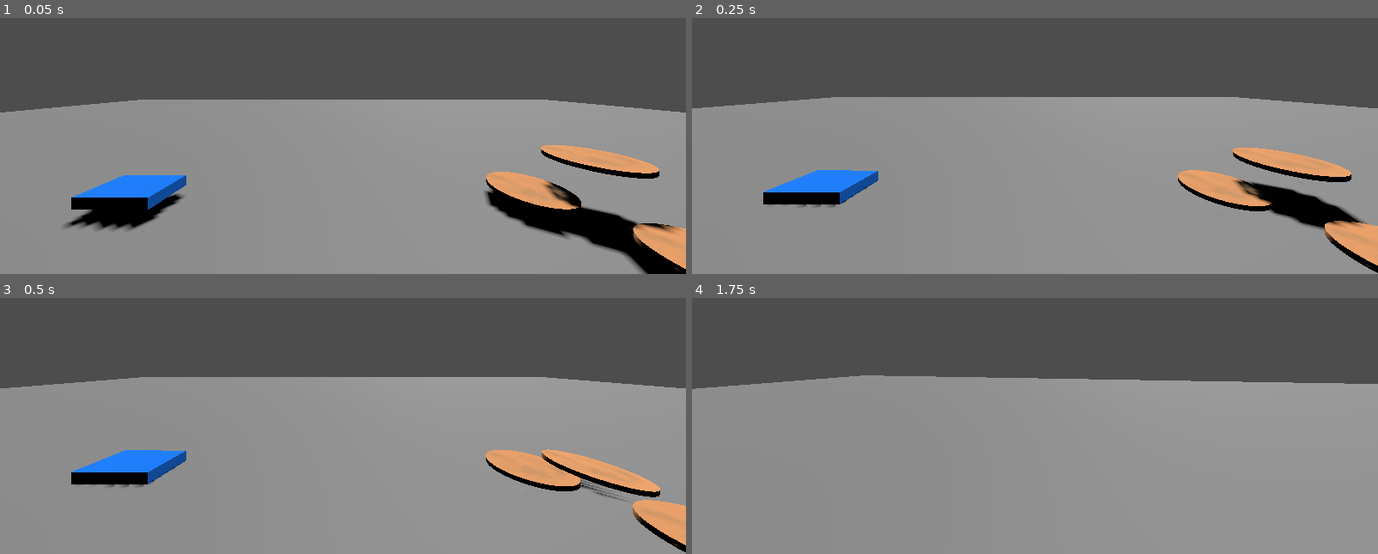
Above: before the commit, frames 1-4 (two rows, left to right).
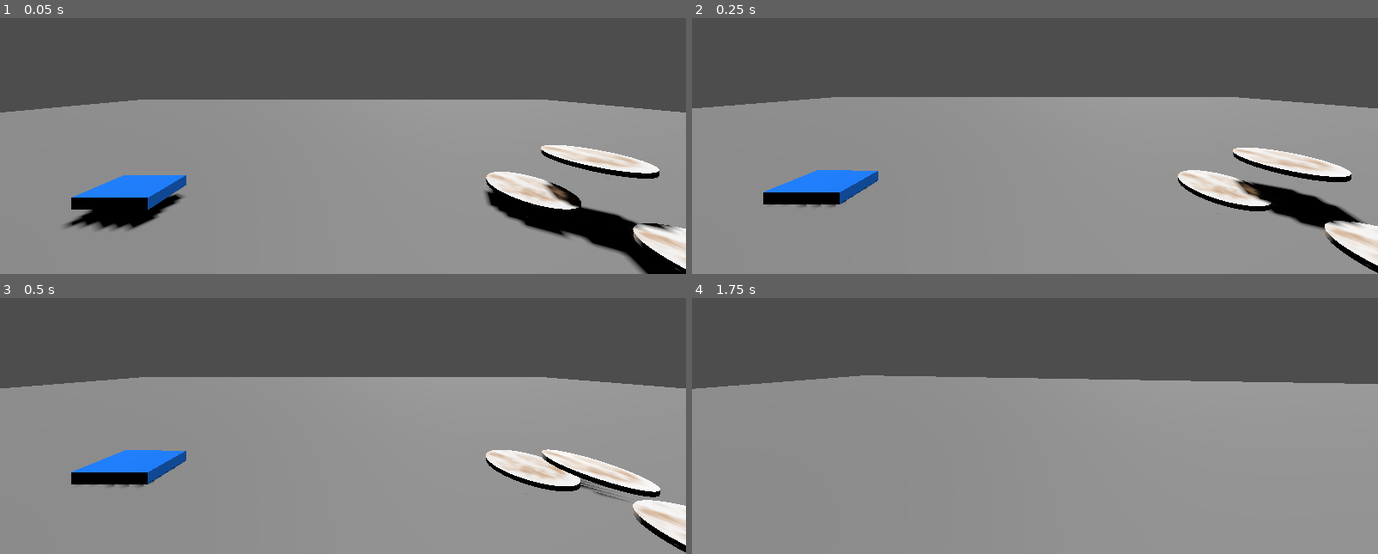
Above: after the commit, the same moments.

Repository: AKM372/STAR-Scholars-Project-2026
Game: Godot game, scene res://world.tscn
Same seed, same stepped clock (60 frames per second), same inputs: the game is played once before the commit and once after it.
Inputs (mouse positions are in pixels of both pictures, inside the frame that each line leads up to):
- Up to frame 1 (0.05 s): no input
- Up to frame 2 (0.25 s): no input
- Up to frame 3 (0.5 s): no input
- Up to frame 4 (1.75 s): move the mouse to (1069, 359) at 0.52 s; hold Right mouse button (scrub, bound only after the commit) 0.53-1.28 s; hold Up (forward) from 0.53 s (still down); tap Space (jump) at 0.77, 1.52 s; move the mouse to (1000, 362) at 1.27 s; click (1000, 362) at 1.35 s; right-click (1000, 362) at 1.55 s

The runs differ from the first frame. In frame 1, 2.8% of the frame differs, in the area x 70-100%, y 49-98%; in frame 2, 2.8%; in frame 3, 2.9%, in the area x 70-100%, y 59-97%; in frame 4, nothing differs.

Commit message:
glitch radius and color change
I changed the radius that the plate glitch moves to to be further away to be a more dramatic effect. Also, to increase player understanding, the plate turns red when the glitch function is on (so the player knows something is wrong, for game feel reasons)

Diff:
--- a/plate.tscn
+++ b/plate.tscn
@@ -1,13 +1,10 @@
-[gd_scene load_steps=9 format=4 uid="uid://36bodevpebph"]
+[gd_scene load_steps=8 format=4 uid="uid://36bodevpebph"]
 
 [ext_resource type="Script" uid="uid://bp58fokg7exlq" path="res://plate_script.gd" id="1_s5yhh"]
 [ext_resource type="Texture2D" uid="uid://ceadqrc7dxv61" path="res://Dirt-PNG-Image-HD.png" id="2_uw33f"]
 [ext_resource type="AudioStream" uid="uid://bptvv5ye5gyuk" path="res://sfx/dish_dropping.mp3" id="3_g4jty"]
 
 [sub_resource type="CylinderMesh" id="CylinderMesh_uw33f"]
-
-[sub_resource type="StandardMaterial3D" id="StandardMaterial3D_g4jty"]
-albedo_color = Color(0.95434946, 0.6480656, 0.41214395, 1)
 
 [sub_resource type="ArrayMesh" id="ArrayMesh_jcf13"]
 _surfaces = [{
@@ -34,12 +31,10 @@
 contact_monitor = true
 max_contacts_reported = 8
 script = ExtResource("1_s5yhh")
-fade_speed = null
 
 [node name="MeshInstance3D" type="MeshInstance3D" parent="."]
 transform = Transform3D(1, 0, 0, 0, 0.030846179, 0, 0, 0, 1, 0, 0, 0)
 mesh = SubResource("CylinderMesh_uw33f")
-surface_material_override/0 = SubResource("StandardMaterial3D_g4jty")
 
 [node name="outlineMesh" type="MeshInstance3D" parent="MeshInstance3D"]
 mesh = SubResource("ArrayMesh_jcf13")
--- a/plate_script.gd
+++ b/plate_script.gd
@@ -1,5 +1,9 @@
 extends RigidBody3D
 @onready var plate: RigidBody3D = $"."
+@onready var plate_color: MeshInstance3D = $MeshInstance3D
+var normal_color:= Color(1,0.8,0.6)
+var glitch_color := Color(1.0, 0.2, 0.2)
+var plate_material: StandardMaterial3D
 
 #selection variables
 @onready var outlineMesh: MeshInstance3D = $MeshInstance3D/outlineMesh
@@ -29,6 +33,8 @@
 		player.interact_object.connect(_set_selected)
 	outlineMesh.visible = false
 
+	_setup_material()
+
 func _set_selected(object):
 	selected = self == object
 
@@ -40,6 +46,11 @@
 	outlineMesh.visible = selected and not held
 	collision_shape_3d.disabled = held
 
+	# glitch visual + sponge-detection lockout
+	if held and player.is_glitched:
+		_set_plate_color(glitch_color)
+	else:
+		_set_plate_color(normal_color)
 
 	if displayed_dirt != dirt_amount and DirtSprite.visible and player.scrubbing:
 		displayed_dirt = move_toward(displayed_dirt, dirt_amount, fade_speed * delta)
@@ -76,3 +87,21 @@
 func _on_ground_detector_body_entered(body: Node3D) -> void:
 	if linear_velocity.length() > 1.0 and (body.is_in_group("world") or body.is_in_group("dish")):
 		impact_sound.play()
+
+func _setup_material() -> void:
+	var mat = plate_color.get_surface_override_material(0)
+	if mat == null:
+		# no override yet — pull the mesh's own material and duplicate it so we can edit it safely
+		mat = plate_color.mesh.surface_get_material(0)
+		if mat:
+			mat = mat.duplicate()
+		else:
+			mat = StandardMaterial3D.new()
+		plate_color.set_surface_override_material(0, mat)
+	plate_material = mat
+	normal_color = plate_material.albedo_color
+
+func _set_plate_color(color: Color) -> void:
+	var mat = plate_color.get_surface_override_material(0)
+	if mat:
+		mat.albedo_color = color
--- a/player.gd
+++ b/player.gd
@@ -32,8 +32,8 @@
 var glitch_check_timer := 0.0
 var glitch_recover_timer := 0.0
 @export var glitch_check_interval := 3.0   # how often we re-roll while NOT glitched
-@export var glitch_min_radius := 0.5       # must be > scrub_radius (0.3)
-@export var glitch_max_radius := 0.8
+@export var glitch_min_radius := 0.8       # must be > scrub_radius (0.3)
+@export var glitch_max_radius := 1.4
 @export var glitch_recover_min := 2.0      # seconds before auto-reset
 @export var glitch_recover_max := 6.0
 
--- a/project.godot
+++ b/project.godot
@@ -53,12 +53,12 @@
 }
 interact={
 "deadzone": 0.2,
-"events": [Object(InputEventKey,"resource_local_to_scene":false,"resource_name":"","device":-1,"window_id":0,"alt_pressed":false,"shift_pressed":false,"ctrl_pressed":false,"meta_pressed":false,"pressed":false,"keycode":0,"physical_keycode":70,"key_label":0,"unicode":102,"location":0,"echo":false,"script":null)
+"events": [Object(InputEventMouseButton,"resource_local_to_scene":false,"resource_name":"","device":-1,"window_id":0,"alt_pressed":false,"shift_pressed":false,"ctrl_pressed":false,"meta_pressed":false,"button_mask":0,"position":Vector2(0, 0),"global_position":Vector2(0, 0),"factor":1.0,"button_index":1,"canceled":false,"pressed":false,"double_click":false,"script":null)
 ]
 }
 scrub={
 "deadzone": 0.2,
-"events": [Object(InputEventMouseButton,"resource_local_to_s …(115 unchanged characters)… alse,"meta_pressed":false,"button_mask":1,"position":Vector2(1473, 37),"global_position":Vector2(1492, 133),"factor":1.0,"button_index":1,"canceled":false,"pressed":true,"double_click":false,"script":null)
+"events": [Object(InputEventMouseButton,"resource_local_to_s …(115 unchanged characters)… alse,"meta_pressed":false,"button_mask":0,"position":Vector2(0, 0),"global_position":Vector2(0, 0),"factor":1.0,"button_index":2,"canceled":false,"pressed":false,"double_click":false,"script":null)
 ]
 }
 
